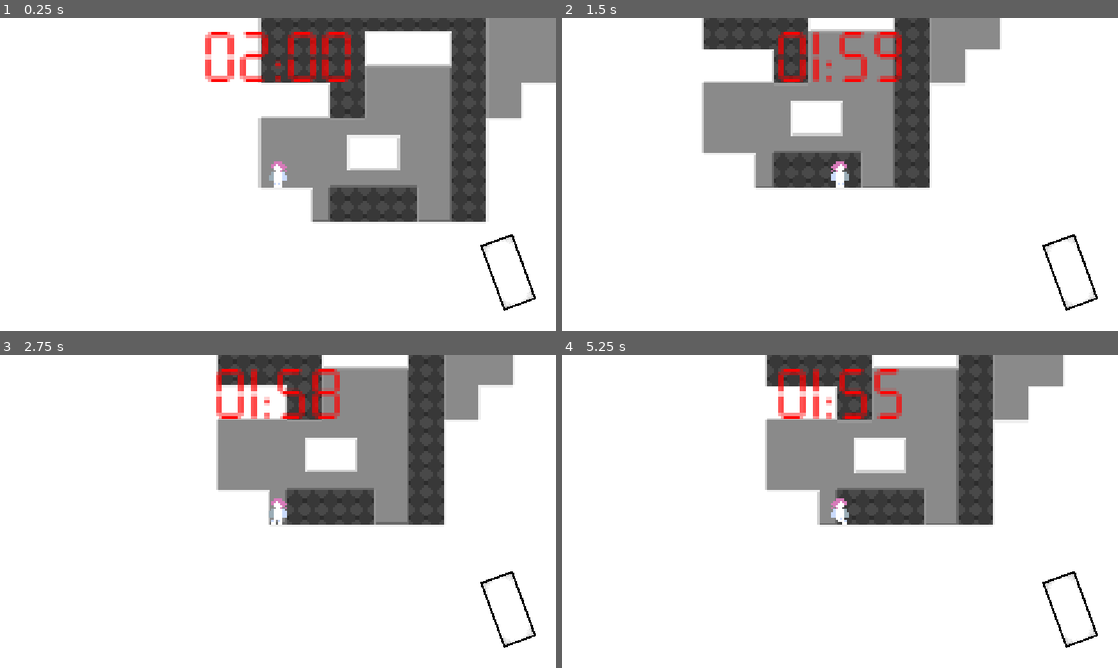
Above: before the commit, frames 1-4 (two rows, left to right).
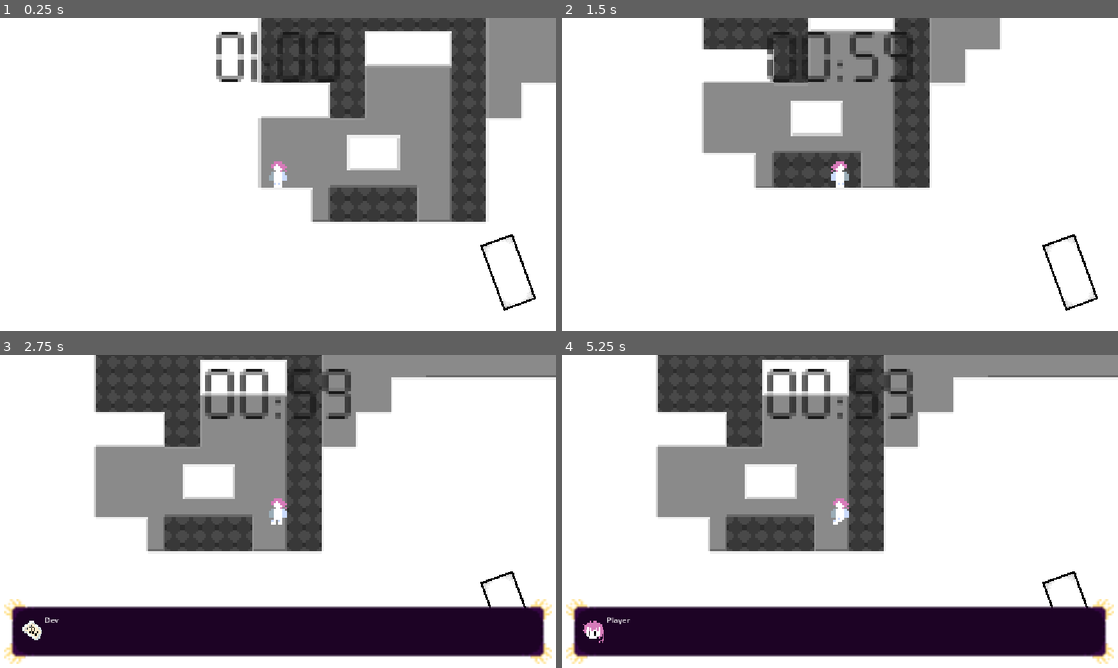
Above: after the commit, the same moments.

Repository: rings-of-saturn/GMTKJam26-Game
Game: Godot game, scene res://scenes/main.tscn
The game is run twice, just before and just after one commit, with the same random seed, the same clock (stepped at 60 frames per second) and the same inputs.
Inputs:
- Up to frame 1 (0.25 s): no input
- Up to frame 2 (1.5 s): hold Z (player_ability_1) 0.53-1.28 s; hold Right (player_right) from 0.53 s (still down); tap Space (player_jump) at 0.77 s; tap Z (player_ability_1) at 1.35 s
- Up to frame 3 (2.75 s): tap Space (player_jump) at 1.52 s; release Right (player_right) at 2.03 s; hold Left (player_left) from 2.03 s (still down); hold Z (player_ability_1) from 2.03 s (still down); tap X (player_ability_2) at 2.1 s
- Up to frame 4 (5.25 s): release Left (player_left) at 2.78 s; release Z (player_ability_1) at 2.78 s; hold Right (player_right) 2.78-4.28 s; tap C (player_ability_3) at 2.85 s; tap Space (player_jump) at 3.02, 3.77, 4.52 s; tap Z (player_ability_1) at 3.05, 4.35 s; hold Z (player_ability_1) 3.53-4.28 s; hold Left (player_left) 4.28-5.03 s; hold Right (player_right) from 5.03 s (still down); hold Z (player_ability_1) from 5.03 s (still down); tap X (player_ability_2) at 5.1 s

The runs differ from the first frame. In frame 1, 2.4% of the frame differs, in the area x 36-64%, y 4-21%; in frame 2, 2.3%; in frame 3, 45%, in the area x 0-100%, y 0-99%; in frame 4, 44%.
Error before the commit: Parse Error: Cannot call non-static function "show_dialogue()" on the class "DialogueSystem" directly. Make an instance instead. (res://scripts/dialogue_trigge…

Commit message:
Dialogues working, camera Shaking, Vignette and TImerShake for Stress, new TImer system

Diff:
--- /dev/null
+++ b/assets/dialogues/test.tres
@@ -0,0 +1,11 @@
+[gd_resource type="Resource" script_class="DialogueSet" format=3 uid="uid://c32gaetu1mn2n"]
+
+[ext_resource type="Script" uid="uid://ppxj4vyr0l6u" path="res://scripts/dialogues/dialogue_line.gd" id="1_ykmk4"]
+[ext_resource type="Resource" uid="uid://upmew0c3anxx" path="res://assets/dialogues/test1.tres" id="2_60ypl"]
+[ext_resource type="Script" uid="uid://cogu40mf2nwu5" path="res://scripts/dialogues/dialogue_set.gd" id="2_cposc"]
+[ext_resource type="Resource" uid="uid://de3iltubg8p2v" path="res://assets/dialogues/test2.tres" id="3_6gbn4"]
+
+[resource]
+script = ExtResource("2_cposc")
+lines = Array[ExtResource("1_ykmk4")]([ExtResource("2_60ypl"), ExtResource("3_6gbn4")])
+metadata/_custom_type_script = "uid://cogu40mf2nwu5"
--- /dev/null
+++ b/assets/dialogues/test1.tres
@@ -0,0 +1,11 @@
+[gd_resource type="Resource" script_class="DialogueLine" format=3 uid="uid://upmew0c3anxx"]
+
+[ext_resource type="Script" uid="uid://ppxj4vyr0l6u" path="res://scripts/dialogues/dialogue_line.gd" id="1_elis0"]
+
+[resource]
+script = ExtResource("1_elis0")
+character_name = "Dev"
+text = "Hello Im the dev !"
+delay_before = 2.0
+auto_advance = 5.0
+metadata/_custom_type_script = "uid://ppxj4vyr0l6u"
--- /dev/null
+++ b/assets/dialogues/test2.tres
@@ -0,0 +1,11 @@
+[gd_resource type="Resource" script_class="DialogueLine" format=3 uid="uid://de3iltubg8p2v"]
+
+[ext_resource type="Script" uid="uid://ppxj4vyr0l6u" path="res://scripts/dialogues/dialogue_line.gd" id="1_pe6mu"]
+
+[resource]
+script = ExtResource("1_pe6mu")
+character_name = "Player"
+text = "Hi Dev!  How are you ? "
+delay_before = 1.0
+text_speed = 0.1
+metadata/_custom_type_script = "uid://ppxj4vyr0l6u"
--- a/scenes/level_1.tscn
+++ b/scenes/level_1.tscn
@@ -4,8 +4,7 @@
 [ext_resource type="Script" uid="uid://cxv3spd254hdf" path="res://scripts/level_data.gd" id="1_bswci"]
 [ext_resource type="Script" uid="uid://c3wsqtduobx7l" path="res://scripts/dialogue_trigger.gd" id="2_5xbjy"]
 [ext_resource type="Script" uid="uid://hibdip53pe7j" path="res://scripts/goal_area.gd" id="3_rus8k"]
-
-[sub_resource type="RectangleShape2D" id="RectangleShape2D_5xbjy"]
+[ext_resource type="Resource" uid="uid://c32gaetu1mn2n" path="res://assets/dialogues/test.tres" id="4_4nkto"]
 
 [sub_resource type="TileSetAtlasSource" id="TileSetAtlasSource_tbgi4"]
 texture = ExtResource("1_014kd")
@@ -169,23 +168,29 @@
 terrain_set_0/terrain_1/color = Color(0.37981048, 0.37981054, 0.37981048, 1)
 sources/0 = SubResource("TileSetAtlasSource_tbgi4")
 
+[sub_resource type="RectangleShape2D" id="RectangleShape2D_5xbjy"]
+size = Vector2(18, 19)
+
 [sub_resource type="RectangleShape2D" id="RectangleShape2D_enspi"]
 size = Vector2(8, 24)
 
 [node name="Level 1" type="Node2D" unique_id=1652856812]
 script = ExtResource("1_bswci")
-
-[node name="Dialogue Trigger" type="Area2D" parent="." unique_id=256135611]
-script = ExtResource("2_5xbjy")
-
-[node name="CollisionShape2D" type="CollisionShape2D" parent="Dialogue Trigger" unique_id=718436594]
-shape = SubResource("RectangleShape2D_5xbjy")
+time_limit = 60
 
 [node name="Tile Map" type="TileMapLayer" parent="." unique_id=2044206089]
 texture_filter = 1
 tile_map_data = PackedByteArray("AAAJAAIAAAABAAIAAAAIAAIAAAABAAIAAAAHAAIAAAABAAIAAAAGAAIAAAABAAIAAAAFAAIAAAABAAIAAAAEAA …(58848 unchanged characters)…
 tile_set = SubResource("TileSet_1xhs3")
 
+[node name="Dialogue Trigger" type="Area2D" parent="." unique_id=256135611]
+script = ExtResource("2_5xbjy")
+dialogue = ExtResource("4_4nkto")
+
+[node name="CollisionShape2D" type="CollisionShape2D" parent="Dialogue Trigger" unique_id=718436594]
+position = Vector2(15, 6.5)
+shape = SubResource("RectangleShape2D_5xbjy")
+
 [node name="Goal Area" type="Area2D" parent="." unique_id=1704942295]
 position = Vector2(70, -74)
 script = ExtResource("3_rus8k")
--- a/scenes/level_2.tscn
+++ b/scenes/level_2.tscn
@@ -172,6 +172,7 @@
 
 [node name="Level2" type="Node2D" unique_id=247212986]
 script = ExtResource("1_jm1iu")
+time_limit = 30
 routes = {
 0: 2,
 1: 0
@@ -216,6 +217,8 @@
 
 [node name="DefaultFallingTile" parent="." unique_id=1075722321 instance=ExtResource("4_eqxsl")]
 position = Vector2(398, -96)
+flash_on_hit = false
+breakable = false
 max_hits = 3
 flash_color = Color(0.5662265, 0.022053607, 0.21136263, 1)
 tile_width = 4
--- a/scenes/main.tscn
+++ b/scenes/main.tscn
@@ -8,10 +8,79 @@
 [ext_resource type="Texture2D" uid="uid://8pd88rktly3w" path="res://assets/cards/card_base.png" id="6_tefeu"]
 [ext_resource type="Texture2D" uid="uid://cq0v5wv1trxfn" path="res://assets/text/text_thingy.png" id="7_o6xl0"]
 [ext_resource type="Script" uid="uid://d15okb7ropj1q" path="res://scripts/dialogue_system.gd" id="7_tipki"]
+[ext_resource type="Script" uid="uid://7vu8mpl5g3po" path="res://scripts/effects/vignette.gd" id="9_85g3d"]
 
 [node name="Node2D" type="Node2D" unique_id=1530755968]
 texture_filter = 1
 script = ExtResource("1_jyhfs")
+
+[node name="Dialogue System" type="CanvasLayer" parent="." unique_id=200259394]
+script = ExtResource("7_tipki")
+
+[node name="MarginContainer" type="MarginContainer" parent="Dialogue System" unique_id=1525968547]
+anchors_preset = 12
+anchor_top = 1.0
+anchor_right = 1.0
+anchor_bottom = 1.0
+offset_top = -151.0
+grow_horizontal = 2
+grow_vertical = 0
+theme_override_constants/margin_left = 8
+theme_override_constants/margin_top = 8
+theme_override_constants/margin_right = 8
+theme_override_constants/margin_bottom = 8
+
+[node name="DialogueBox" type="TextureRect" parent="Dialogue System/MarginContainer" unique_id=1358663434]
+layout_mode = 2
+texture = ExtResource("7_o6xl0")
+
+[node name="MarginContainer" type="MarginContainer" parent="Dialogue System/MarginContainer" unique_id=1975778777]
+layout_mode = 2
+theme_override_constants/margin_left = 32
+theme_override_constants/margin_top = 32
+theme_override_constants/margin_right = 32
+theme_override_constants/margin_bottom = 32
+
+[node name="HBoxContainer" type="HBoxContainer" parent="Dialogue System/MarginContainer/MarginContainer" unique_id=1922665277]
+layout_mode = 2
+
+[node name="Portrait" type="TextureRect" parent="Dialogue System/MarginContainer/MarginContainer/HBoxContainer" unique_id=440767982]
+texture_filter = 1
+custom_minimum_size = Vector2(48, 48)
+layout_mode = 2
+size_flags_horizontal = 4
+size_flags_vertical = 4
+
+[node name="NameLabel" type="RichTextLabel" parent="Dialogue System/MarginContainer/MarginContainer/HBoxContainer" unique_id=300537959]
+custom_minimum_size = Vector2(50, 20)
+layout_mode = 2
+size_flags_horizontal = 4
+size_flags_vertical = 0
+theme_override_font_sizes/normal_font_size = 16
+bbcode_enabled = true
+scroll_active = false
+
+[node name="TextLabel" type="RichTextLabel" parent="Dialogue System/MarginContainer/MarginContainer/HBoxContainer" unique_id=819777042]
+custom_minimum_size = Vector2(0, 45)
+layout_mode = 2
+size_flags_horizontal = 3
+size_flags_vertical = 4
+theme_override_font_sizes/normal_font_size = 20
+bbcode_enabled = true
+text = "
+
+"
+scroll_active = false
+
+[node name="ContinueIndicator" type="RichTextLabel" parent="Dialogue System/MarginContainer/MarginContainer/HBoxContainer" unique_id=1386800635]
+custom_minimum_size = Vector2(40, 40)
+layout_mode = 2
+size_flags_horizontal = 8
+size_flags_vertical = 8
+theme_override_font_sizes/normal_font_size = 18
+bbcode_enabled = true
+text = "[Z] "
+scroll_active = false
 
 [node name="TextureRect" type="TextureRect" parent="." unique_id=1411930723]
 z_index = -999
@@ -47,33 +116,14 @@
 [node name="Countdown" parent="Player" unique_id=1833679629 instance=ExtResource("3_sugp2")]
 position = Vector2(0, -40)
 
-[node name="Dialogue System" type="Node2D" parent="Player" unique_id=1934216459]
-position = Vector2(0, -46)
-script = ExtResource("7_tipki")
-text_display_remainder = 5
+[node name="Vignette" type="CanvasLayer" parent="." unique_id=1590114231]
+script = ExtResource("9_85g3d")
 
-[node name="TextureRect" type="TextureRect" parent="Player/Dialogue System" unique_id=1358663434]
-offset_left = -128.0
-offset_top = -26.0
-offset_right = 128.0
-offset_bottom = 14.0
-texture = ExtResource("7_o6xl0")
-
-[node name="RichTextLabel" type="RichTextLabel" parent="Player/Dialogue System" unique_id=819777042]
-offset_left = -90.0
-offset_top = -21.0
-offset_right = 122.0
-offset_bottom = 9.0
-theme_override_font_sizes/normal_font_size = 8
-theme_override_font_sizes/bold_font_size = 8
-theme_override_font_sizes/bold_italics_font_size = 8
-theme_override_font_sizes/italics_font_size = 8
-theme_override_font_sizes/mono_font_size = 8
-bbcode_enabled = true
-text = "Hello :> [color=red][b] MUAHAHAHA[/b][/color]
-uwu! [i]wHAT![/i] :< "
-scroll_active = false
-
-[node name="Sprite2D" type="Sprite2D" parent="Player/Dialogue System" unique_id=1167305397]
-position = Vector2(-108, -6)
-offset = Vector2(106, 4)
+[node name="ColorRect" type="ColorRect" parent="Vignette" unique_id=984459639]
+anchors_preset = 15
+anchor_right = 1.0
+anchor_bottom = 1.0
+grow_horizontal = 2
+grow_vertical = 2
+mouse_filter = 2
+color = Color(0, 0, 0, 1)
--- a/scenes/player.tscn
+++ b/scenes/player.tscn
@@ -7,6 +7,7 @@
 [ext_resource type="Texture2D" uid="uid://dsjptgh2t55ey" path="res://assets/animations/player_jump.png" id="5_d2wvv"]
 [ext_resource type="Texture2D" uid="uid://delobmikwyxip" path="res://assets/animations/player_walk.png" id="6_3v2ag"]
 [ext_resource type="Script" uid="uid://smd0l48qhvw4" path="res://scripts/abilities/dash_component.gd" id="7_fjrip"]
+[ext_resource type="Script" uid="uid://cawrpbdrk14ml" path="res://scripts/effects/camera_shake.gd" id="7_ur7pv"]
 [ext_resource type="Script" uid="uid://bwkgk384sh3wl" path="res://scripts/abilities/speed_component.gd" id="8_smehm"]
 
 [sub_resource type="RectangleShape2D" id="RectangleShape2D_0wfyh"]
@@ -195,6 +196,9 @@
 [node name="Camera2D" type="Camera2D" parent="." unique_id=474870215]
 zoom = Vector2(4.5, 4.5)
 
+[node name="CameraShake" type="Node" parent="Camera2D" unique_id=1973236557]
+script = ExtResource("7_ur7pv")
+
 [node name="DashComponent" type="Node2D" parent="." unique_id=577402755]
 script = ExtResource("7_fjrip")
 
--- a/scripts/autoload/level_manager.gd
+++ b/scripts/autoload/level_manager.gd
@@ -4,6 +4,7 @@
 	PLAYING,
 	LEVEL_COMPLETE,
 	STRESSED,
+	DIALOG,
 	# TODO Add future state ( CUTSCENE, PAUSED, DIALOG, GAME_OVER)
 }
 @export var level_list: Array[String] = [
@@ -17,7 +18,7 @@
 var state: GameState = GameState.PLAYING
 var level_slot: Node2D
 var current_level: Node
-
+var time_limit: int = 120
 
 
 func _ready() -> void:
@@ -49,7 +50,8 @@
 	level_slot.add_child(current_level)
 	current_level.owner = level_slot.owner
 
-	StressManager.start()
+	time_limit = current_level.get("time_limit") if current_level.get("time_limit") else 120
+	StressManager.start(time_limit)
 	state = GameState.PLAYING
 	_spawn_player()
 
@@ -79,17 +81,15 @@
 
 	StressManager.stop()
 	state = GameState.LEVEL_COMPLETE
-	await get_tree().create_timer(2.0).timeout
-
 	if target >= 0:
-		load_level(target)
+		load_level.bind(target).call_deferred()
 	else:
-		next_level()
+		next_level.call_deferred()
 
 func _on_timer_expired() -> void:
 	StressManager.stop()
 	state = GameState.STRESSED
-	await get_tree().create_timer(2.0).timeout
+	await get_tree().create_timer(1.0).timeout
 	restart_level()
 
 
--- a/scripts/countdown.gd
+++ b/scripts/countdown.gd
@@ -1,19 +1,45 @@
 extends Sprite2D
 
-var _label: RichTextLabel
-
+var label: RichTextLabel
+var base_position: Vector2
+var jitter: float = 0.0
 
 func _ready() -> void:
-	_label = get_node("RichTextLabel")
+	label = get_node("RichTextLabel")
+	base_position = label.position
 	StressManager.time_changed.connect(_on_time_changed)
-	# Show initial time in case start() hasn't fired yet
+	StressManager.stress_phase_changed.connect(_on_phase)
 	_on_time_changed(StressManager.time_remaining)
 
+func _process(_delta: float) -> void:
+	if jitter > 0.0:
+		label.position = base_position + Vector2(
+			randf_range(-jitter, jitter),
+			randf_range(-jitter, jitter)
+		)
 
 func _on_time_changed(remaining) -> void:
 	var minutes = remaining / 60
 	var seconds = remaining % 60
-	_label.text = "[color=red]%02d:%02d" % [minutes, seconds]
+	label.text = "%02d:%02d" % [minutes, seconds]
 
 func _on_timer_timeout() -> void:
 	pass  # kept so the scene Timer node doesn't error;
+
+func _on_phase(phase: StressManager.StressPhase) -> void:
+	match phase:
+		StressManager.StressPhase.CALM:
+			label.modulate = Color(0.1, 0.1, 0.1)
+			jitter = 0.0
+		StressManager.StressPhase.TENSE:
+			label.modulate = Color(1, 0.65, 0.2)
+			jitter = 1.2
+		StressManager.StressPhase.WORRIED:
+			label.modulate = Color(1, 0.15, 0.05)
+			jitter = 2.0
+		StressManager.StressPhase.ANXIOUS:
+			label.modulate = Color(0.65, 0.02, 0.02)
+			jitter = 4.0
+		StressManager.StressPhase.STRESSED:
+			label.modulate = Color(0.35, 0, 0)
+			jitter = 8.0
--- a/scripts/dialogue_system.gd
+++ b/scripts/dialogue_system.gd
@@ -1,44 +1,86 @@
 class_name DialogueSystem
-extends Node2D
+extends CanvasLayer
 
-@onready var text: RichTextLabel = $RichTextLabel
-@onready var sprite: TextureRect = $TextureRect
+signal dialogue_finished()
+
+@onready var name_label: RichTextLabel = $MarginContainer/MarginContainer/HBoxContainer/NameLabel
+@onready var text_label: RichTextLabel = $MarginContainer/MarginContainer/HBoxContainer/TextLabel
+@onready var portrait: TextureRect = $MarginContainer/MarginContainer/HBoxContainer/Portrait
+@onready var indicator: RichTextLabel = $MarginContainer/MarginContainer/HBoxContainer/ContinueIndicator
 
 const DEV_TALK_SPRITE = preload("uid://02igcrchlbce")
 const PLAYER_TALK_SPRITE = preload("uid://dtdmngby5meus")
 
-@export var text_display_remainder : int
-@export var text_fade_remainder : int
 
-var text_display_time : int
-var delay : int
-var i = 0
-var text_fade_time: int
+var queue: Array[DialogueLine] = []
+var index = 0
+var can_advance = false
 
-func _physics_process(delta: float) -> void:
-	if text_display_time < 0 and text_display_time-1 >= 0:
-		text_display_time-1
+func _ready() -> void:
+	visible = false
+	add_to_group("dialogue_system")
+
+func _input(event: InputEvent) -> void:
+	if not visible:
+		return
+	if event.is_action_pressed("player_ability_1") and can_advance:
+		get_viewport().set_input_as_handled()
+		_show_line()
+
+func _show_line():
+	if index >= queue.size():
+		_end_dialogue()
+		return
+
+	var line := queue[index]
+	can_advance = false
+	indicator.hide()
+
+	name_label.text = line.character_name
+	portrait.texture = name_to_sprite(line.character_name)
+	text_label.text = ""
+	await get_tree().create_timer(line.delay_before).timeout
+	await _type_text(line.text, line.text_speed)
+
+	can_advance = true
+	index += 1
+
+	if line.auto_advance > 0.0:
+		indicator.show()
+		await get_tree().create_timer(line.auto_advance).timeout
+		if can_advance:
+			_show_line()
 	else:
-		visible = false
+		indicator.show()
 
-	if delay < 0 and delay-1 >= 0:
-		delay-1
-	else:
-		i+= 1
+func show_dialogue(set: DialogueSet) -> void:
+	queue = set.lines.duplicate()
+	index = 0
+	visible = true
+	LevelManager.state = LevelManager.GameState.DIALOG
+	StressManager.stop()
+	_show_line()
 
-func show_line(new_text : String, character_name : String):
-	visible = true
-	text_display_time = text_display_remainder * 60
-	text.text = new_text
-	print(text.text)
 
-func show_dialogue(dialogue : DialogueLine):
-	if(delay == 0) and i+1 <= dialogue.text.size():
-		show_line(dialogue.text[i], dialogue.character_name[i])
-		delay = text_display_remainder + dialogue.delay[i]
+
+func _type_text(text: String, speed: float) -> void:
+	text_label.text = ""
+	for ch in text:
+		text_label.text += ch
+		await get_tree().create_timer(speed).timeout
 
 func name_to_sprite(character_name : String):
-	if character_name.to_lower() == "dev":
-		return DEV_TALK_SPRITE
-	if character_name.to_lower() == "player":
-		return PLAYER_TALK_SPRITE
+	match character_name.to_lower():
+		"dev":
+			return DEV_TALK_SPRITE
+		"player":
+			return PLAYER_TALK_SPRITE
+	return DEV_TALK_SPRITE
+
+
+func _end_dialogue() -> void:
+	visible = false
+	queue.clear()
+	LevelManager.state = LevelManager.GameState.PLAYING
+	StressManager.start()
+	dialogue_finished.emit()
--- a/scripts/dialogue_trigger.gd
+++ b/scripts/dialogue_trigger.gd
@@ -1,16 +1,23 @@
 class_name DialogueTrigger
 extends Area2D
 
-@export var dialogue : DialogueLine
+@export var dialogue : DialogueSet
+# Triggers the dialogue only once, set it to false for Tips of helps or idk
+@export var one_shot= true
+
+var triggered = false
 
 # Called when the node enters the scene tree for the first time.
 func _ready() -> void:
-	body_entered.connect(_trigger_dialogue(dialogue))
+	body_entered.connect(_on_body_entered)
 
 
-# Called every frame. 'delta' is the elapsed time since the previous frame.
-func _process(delta: float) -> void:
-	pass
-
-func _trigger_dialogue(dialogue : DialogueLine):
-	DialogueSystem.show_dialogue(dialogue)
+func _on_body_entered(body: Node2D):
+	if not body.has_method("_jump"):
+		return
+	if one_shot and triggered:
+		return
+	triggered = true
+	var display := get_tree().get_first_node_in_group("dialogue_system") as DialogueSystem
+	if display:
+		display.show_dialogue(dialogue)
--- a/scripts/dialogues/dialogue_line.gd
+++ b/scripts/dialogues/dialogue_line.gd
@@ -1,6 +1,11 @@
 class_name DialogueLine
 extends Resource
 
-@export var character_name : Array[String]
-@export var text : Array[String]
-@export var delay : Array[int]
+@export var character_name = ""
+@export var text = ""
+# Time before the text starts
+@export var delay_before = 0.3
+
+@export var text_speed = 0.04
+# Time before skipping to the next dialogue
+@export var auto_advance = 0.0
--- /dev/null
+++ b/scripts/dialogues/dialogue_set.gd
@@ -0,0 +1,4 @@
+class_name DialogueSet
+extends Resource
+
+@export var lines: Array[DialogueLine] = []
--- /dev/null
+++ b/scripts/effects/camera_shake.gd
@@ -0,0 +1,35 @@
+extends Node
+
+@onready var camera: Camera2D = get_parent() as Camera2D
+
+var trauma: float = 0.0
+
+
+func _ready() -> void:
+	StressManager.stress_phase_changed.connect(_on_phase)
+
+
+func _on_phase(phase: StressManager.StressPhase) -> void:
+	match phase:
+		StressManager.StressPhase.CALM:
+			trauma = 0.0
+		StressManager.StressPhase.TENSE:
+			trauma += 0.15
+		StressManager.StressPhase.WORRIED:
+			trauma += 0.25
+		StressManager.StressPhase.ANXIOUS:
+			trauma += 0.35
+		StressManager.StressPhase.STRESSED:
+			trauma += 0.5
+
+
+func _process(delta: float) -> void:
+	if trauma < 0.001:
+		return
+
+	trauma -= delta * 0.8
+	var shake := trauma * trauma
+	camera.offset = Vector2(
+		randf_range(-shake, shake) * 12.0,
+		randf_range(-shake, shake) * 8.0
+	)
--- /dev/null
+++ b/scripts/effects/vignette.gd
@@ -0,0 +1,28 @@
+extends CanvasLayer
+
+@onready var rect: ColorRect = $ColorRect
+
+var target_opacity: float = 0.0
+
+
+func _ready() -> void:
+	rect.modulate = Color(0, 0, 0, 0)
+	StressManager.stress_phase_changed.connect(_on_phase)
+
+
+func _on_phase(phase: StressManager.StressPhase) -> void:
+	match phase:
+		StressManager.StressPhase.CALM:
+			target_opacity = 0.0
+		StressManager.StressPhase.TENSE:
+			target_opacity = 0.12
+		StressManager.StressPhase.WORRIED:
+			target_opacity = 0.22
+		StressManager.StressPhase.ANXIOUS:
+			target_opacity = 0.35
+		StressManager.StressPhase.STRESSED:
+			target_opacity = 0.50
+
+
+func _process(delta: float) -> void:
+	rect.modulate.a = move_toward(rect.modulate.a, target_opacity, delta * 0.3)
--- a/scripts/level_data.gd
+++ b/scripts/level_data.gd
@@ -3,6 +3,9 @@
 
 @export var granted_cards: Array[int] = [2]
 @export var removed_cards: Array[int] = []
+
+## Level time in seconds
+@export var time_limit: int = 120
 
 ## Map goal_id → level_index.
 ## Leave empty for linear progression (defaults to next level).
--- a/scripts/stress/falling_tile.gd
+++ b/scripts/stress/falling_tile.gd
@@ -48,6 +48,8 @@
 
 	if Engine.is_editor_hint():
 		return
+
+	call_deferred("_apply_size")
 
 	if trigger_phase == 0:
 		_activate()
Not shown, added: scripts/dialogues/dialogue_set.gd.uid
Not shown, added: scripts/effects/camera_shake.gd.uid
Not shown, added: scripts/effects/vignette.gd.uid
